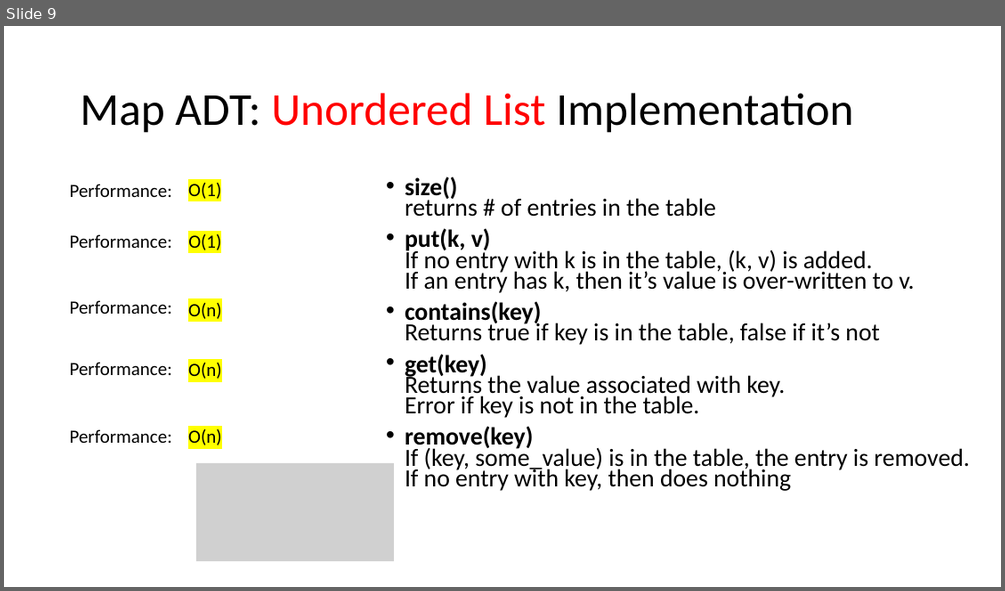
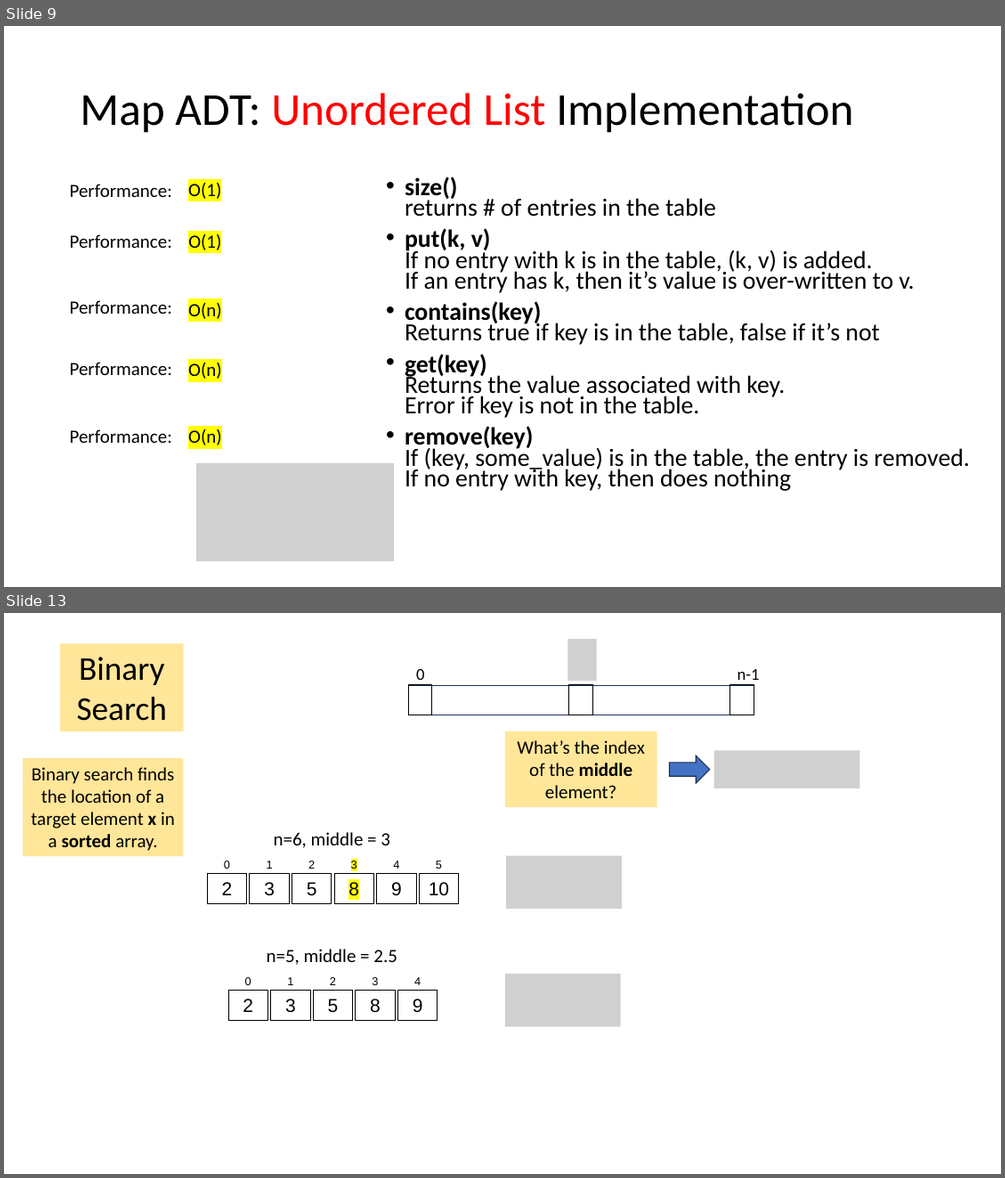
Before and after one commit to tjd1234/cmpt225fall2023, a slide deck: lecture_notes/week8/week8_maps_and_hashing.pptx. Shown one above the other, each under a label of ours: slide 9 before the commit, slides 9 and 13 after it; the slides between them are not shown. The pictures are 1005x591 and 1005x1178 pixels, drawn with LibreOffice and Linux fonts; fonts in the diff are those of the drawing; grey boxes stand for pictures. Boxes give left, top, right and bottom in pixels: in the first picture for what was removed or moved away, otherwise in the second. Text is boxed around its words. In the diff, an @@ line names an element or a change of style, - is before the commit and + after.

```diff
--- a/lecture_notes/week8/week8_maps_and_hashing.pptx
+++ b/lecture_notes/week8/week8_maps_and_hashing.pptx
@@ slide 13 added at bbox=[4, 613, 1001, 1174], background #FFFFFF @@
@@ picture added at bbox=[568, 639, 596, 681] @@
@@ rectangle added at bbox=[60, 643, 184, 732], fill #FFE699, 32 pt, text #000000 @@
+Binary Search
@@ rectangle added at bbox=[409, 685, 754, 714], outline #1E3256 0.25 pt @@
@@ rectangle added at bbox=[409, 685, 432, 714], outline #000000 0.75 pt @@
@@ text added at bbox=[416, 669, 424, 685], 16 pt, text #000000 @@
+0
@@ rectangle added at bbox=[569, 685, 593, 714], outline #000000 0.75 pt @@
@@ rectangle added at bbox=[730, 685, 754, 714], outline #000000 0.75 pt @@
@@ text added at bbox=[737, 669, 760, 685], 16 pt, text #000000 @@
+n-1
@@ rectangle added at bbox=[505, 732, 657, 807], fill #FFE699, 18 pt, text #000000 @@
+What’s the index of the middle element?
@@ rectangle added at bbox=[23, 758, 184, 856], fill #FFE699, 18 pt, text #000000 @@
+Binary search finds the location of a target element x in a sorted array.
@@ right arrow added at bbox=[670, 755, 710, 784], fill #4472C4, outline #1E3256 1 pt @@
@@ picture added at bbox=[714, 751, 860, 788] @@
@@ group added at bbox=[208, 832, 459, 904]: 6 rectangles, 1 text @@
+2
+3
+5
+8
+9
+10
+n=6, middle = 3
@@ text added at bbox=[224, 860, 230, 868], 11 pt, text #000000 @@
+0
@@ text added at bbox=[267, 860, 273, 868], 11 pt, text #000000 @@
+1
@@ text added at bbox=[308, 860, 315, 868], 11 pt, text #000000 @@
+2
@@ text added at bbox=[351, 860, 357, 868], 11 pt, text #000000 @@
+3
@@ text added at bbox=[393, 860, 399, 868], 11 pt, text #000000 @@
+4
@@ text added at bbox=[436, 860, 442, 868], 11 pt, text #000000 @@
+5
@@ picture added at bbox=[507, 856, 622, 909] @@
@@ group added at bbox=[228, 949, 437, 1020]: 6 texts, 5 rectangles @@
+2
+0
+3
+1
+5
+2
+8
+3
+9
+4
+n=5, middle = 2.5
@@ picture added at bbox=[505, 973, 620, 1027] @@
```
Also in this commit, not shown: 9 slides changed, 18 other slides added.
